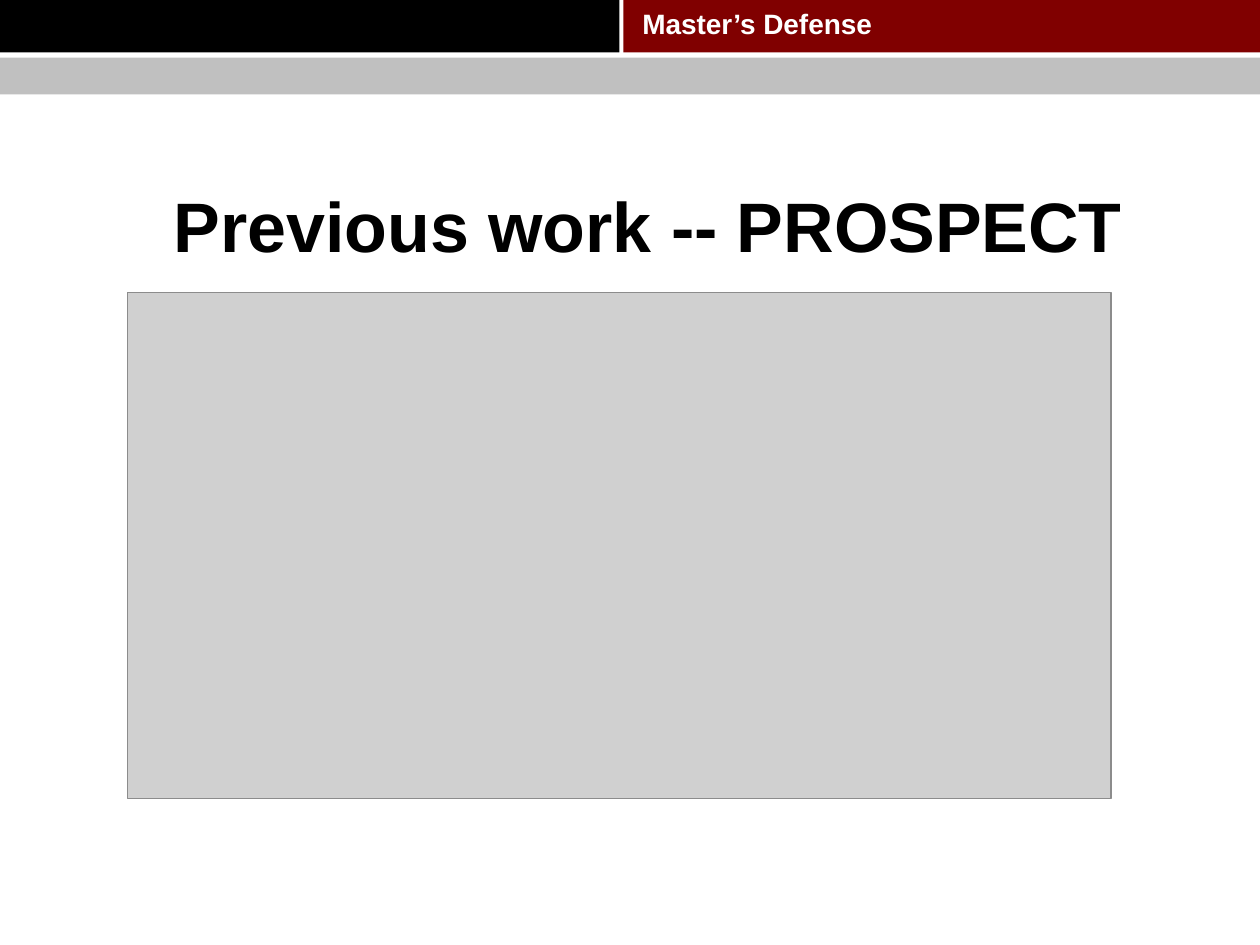
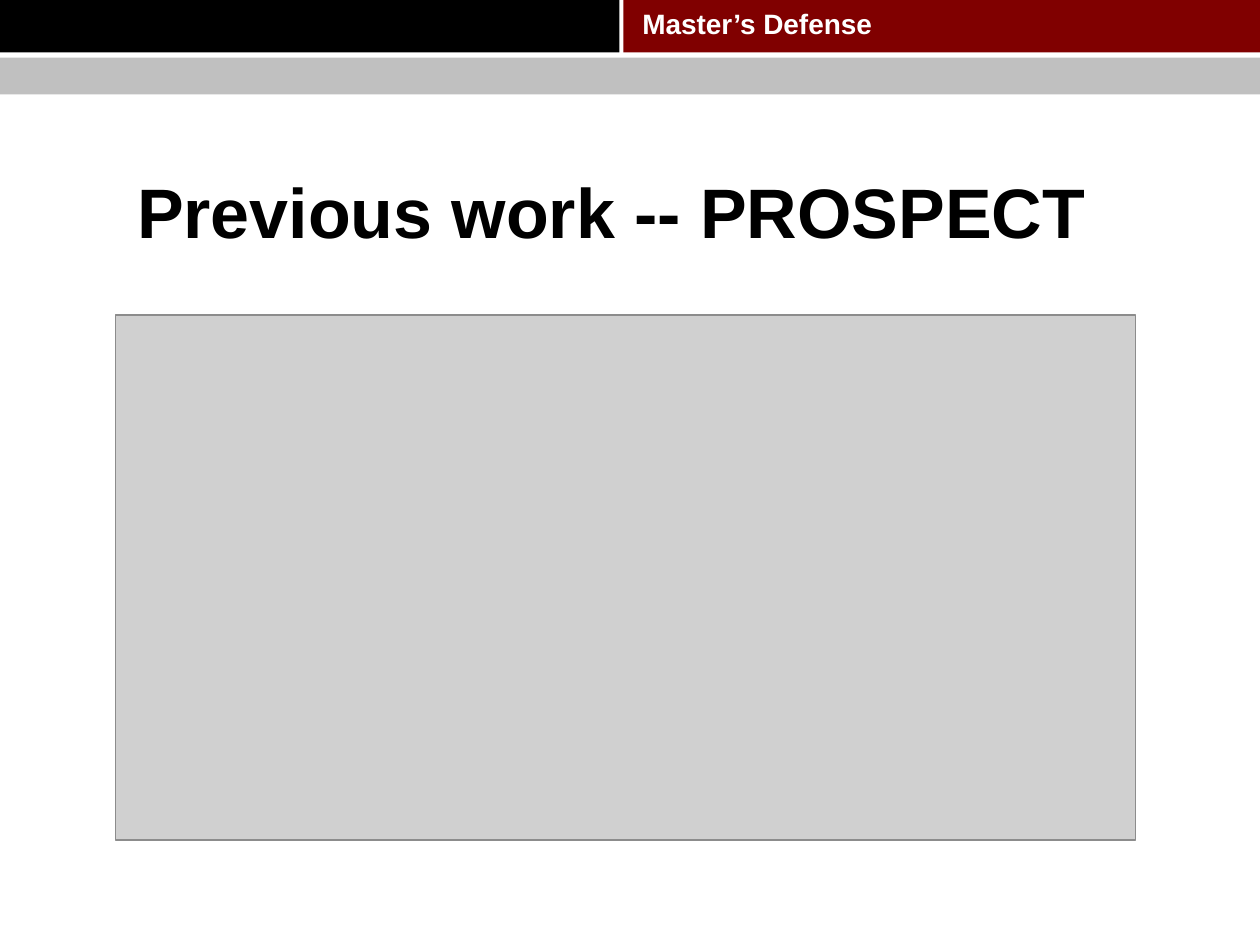
Before and after one commit to pkushiqiang/thesis, a slide deck: slide 16 of media/Master's thesis.pptx. Drawn at 1260x945 pixels with LibreOffice and Linux fonts; fonts in the diff are those of the drawing; grey boxes stand for pictures; background and template pictures are left out. Boxes give left, top, right and bottom in pixels: in the first picture for what was removed or moved away, otherwise in the second. Text is boxed around its words. In the diff, an @@ line names an element or a change of style, - is before the commit and + after.

```diff
--- a/media/Master's thesis.pptx
+++ b/media/Master's thesis.pptx
@@ title "Previous work -- PROSPECT": place and size @@
-title "Previous work -- PROSPECT" at bbox=[174, 201, 1121, 253]
+title "Previous work -- PROSPECT" at bbox=[137, 187, 1084, 239]
@@ picture: place and size @@
-picture at bbox=[127, 292, 1110, 799]
+picture at bbox=[116, 315, 1137, 840]
```
Also in this commit, not shown: 22 other slides changed, 1 slide added.
